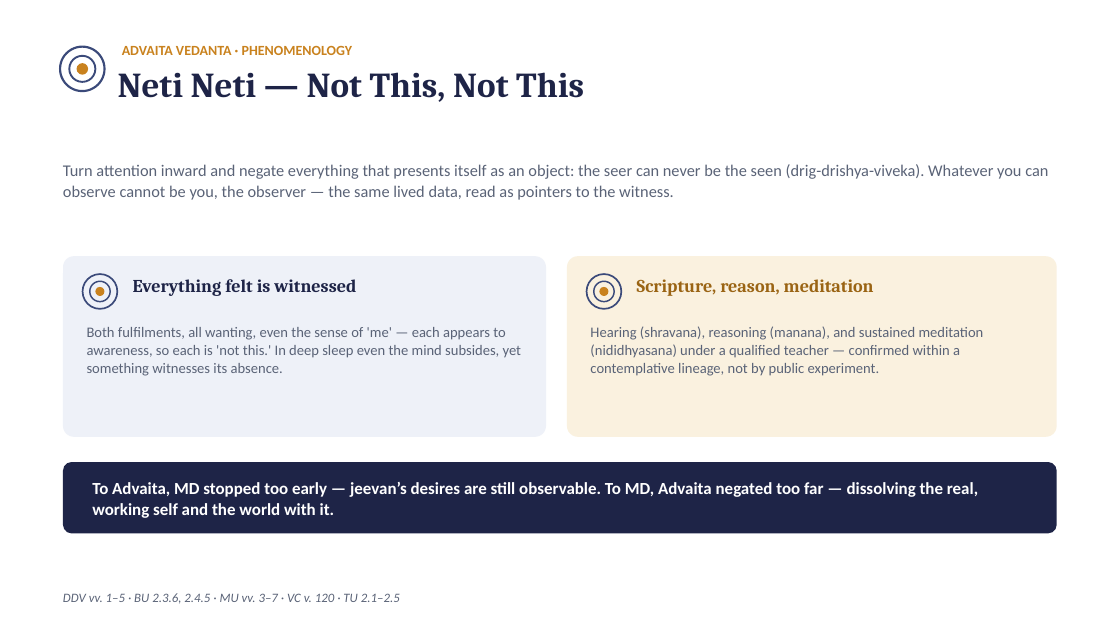
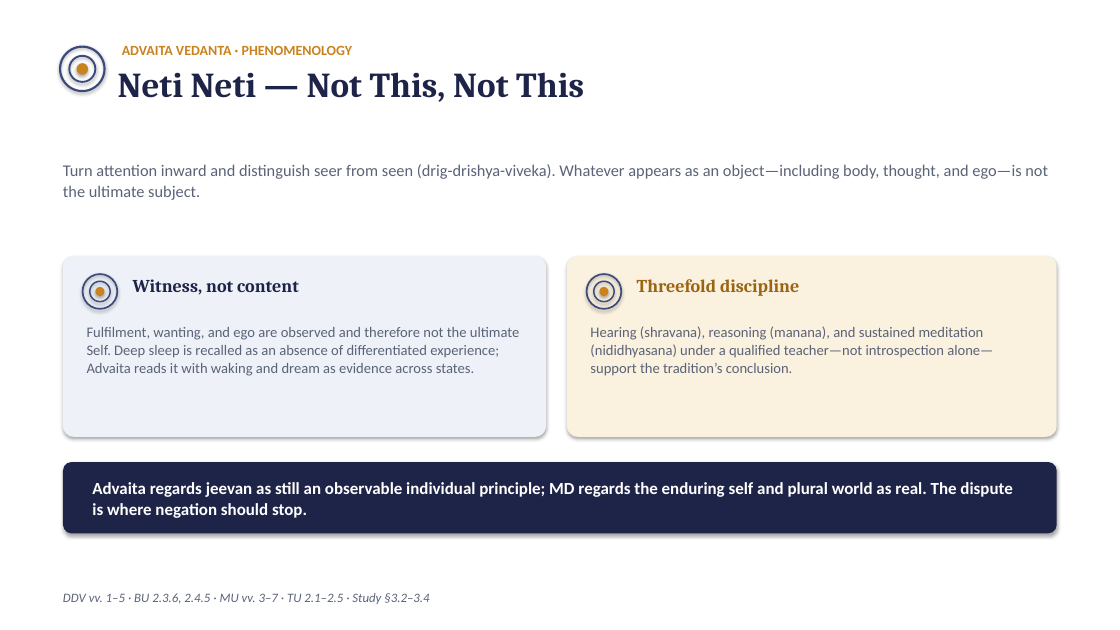
Before and after one commit to raghavamohan/AnalyticMadhyasthDarshan, a slide deck: slide 6 of Studies/Why-Humans-Are-Not-Just-Material/Why-Humans-Are-Not-Just-Material.pptx. Drawn at 1120x630 pixels with LibreOffice and Linux fonts; fonts in the diff are those of the drawing. Boxes give left, top, right and bottom in pixels: in the first picture for what was removed or moved away, otherwise in the second. Text is boxed around its words. In the diff, an @@ line names an element or a change of style, - is before the commit and + after.

Commit message:
Refine human ontology study and presentation

```diff
--- a/Studies/Why-Humans-Are-Not-Just-Material/Why-Humans-Are-Not-Just-Material.pptx
+++ b/Studies/Why-Humans-Are-Not-Just-Material/Why-Humans-Are-Not-Just-Material.pptx
@@ rectangle added at (0,0,1120,630), fill #FFFFFF @@
@@ text at (63,164,1048,200): text changed @@
-Turn attention inward and negate everything that presents itself as an object: the seer can never be the seen (drig-drishya-viveka). Whatever you can observe cannot be you, the observer — the same lived data, read as pointers to the witness.
+Turn attention inward and distinguish seer from seen (drig-drishya-viveka). Whatever appears as an object—including body, thought, and ego—is not the ultimate subject.
@@ text at (133,279,299,295): text changed @@
-Everything felt is witnessed
+Witness, not content
@@ text at (637,279,799,296): text changed @@
-Scripture, reason, meditation
+Threefold discipline
@@ text at (87,327,520,376): text changed @@
-Both fulfilments, all wanting, even the sense of 'me' — each appears to awareness, so each is 'not this.' In deep sleep even the mind subsides, yet something witnesses its absence.
+Fulfilment, wanting, and ego are observed and therefore not the ultimate Self. Deep sleep is recalled as an absence of differentiated experience; Advaita reads it with waking and dream as evidence across states.
@@ text at (590,326,993,376): text changed @@
-Hearing (shravana), reasoning (manana), and sustained meditation (nididhyasana) under a qualified teacher — confirmed within a contemplative lineage, not by public experiment.
+Hearing (shravana), reasoning (manana), and sustained meditation (nididhyasana) under a qualified teacher—not introspection alone—support the tradition’s conclusion.
@@ shadow on in 12 elements at (60,47,105,92), (69,55,95,82), (76,63,88,75), (63,256,546,437), (82,274,117,308), (90,281,110,302), (96,287,105,297), (567,256,1057,437), (586,274,621,308), (594,281,614,302), (600,287,609,297), (63,462,1057,534) @@
@@ text at (92,482,1012,518): text changed @@
-To Advaita, MD stopped too early — jeevan’s desires are still observable. To MD, Advaita negated too far — dissolving the real, working self and the world with it.
+Advaita regards jeevan as still an observable individual principle; MD regards the enduring self and plural world as real. The dispute is where negation should stop.
@@ text at (63,593,429,604): text changed @@
-DDV vv. 1–5 · BU 2.3.6, 2.4.5 · MU vv. 3–7 · VC v. 120 · TU 2.1–2.5
+DDV vv. 1–5 · BU 2.3.6, 2.4.5 · MU vv. 3–7 · TU 2.1–2.5 · Study §3.2–3.4
```
Also in this commit, not shown: 19 other slides changed, 5 other files.
